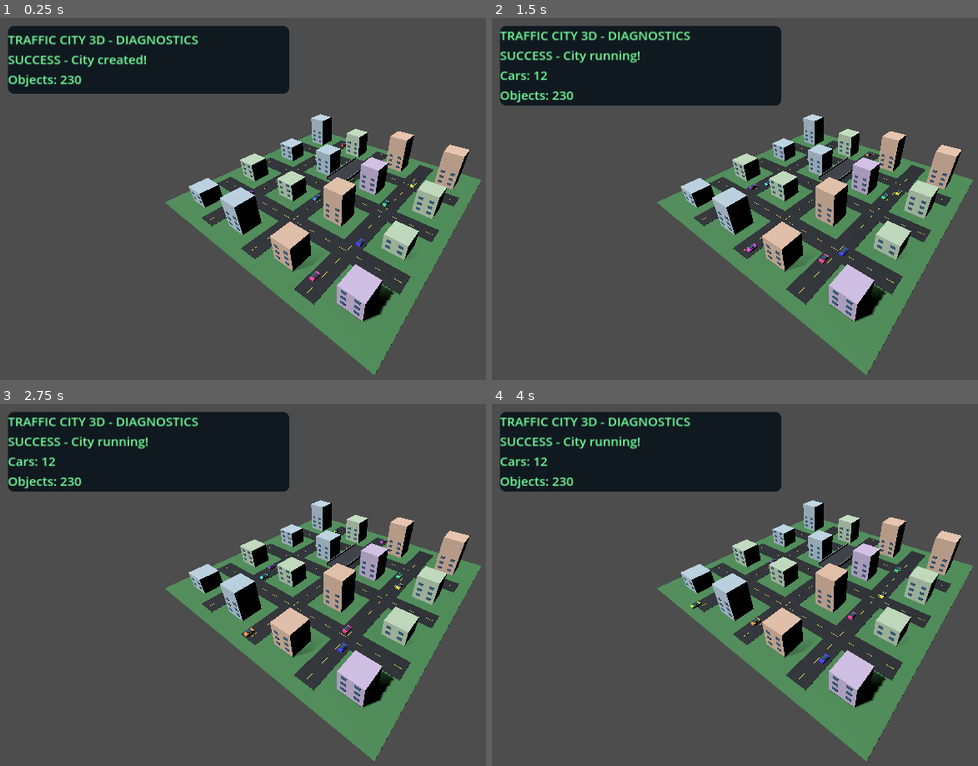
Above: before the commit, frames 1-4 (two rows, left to right).
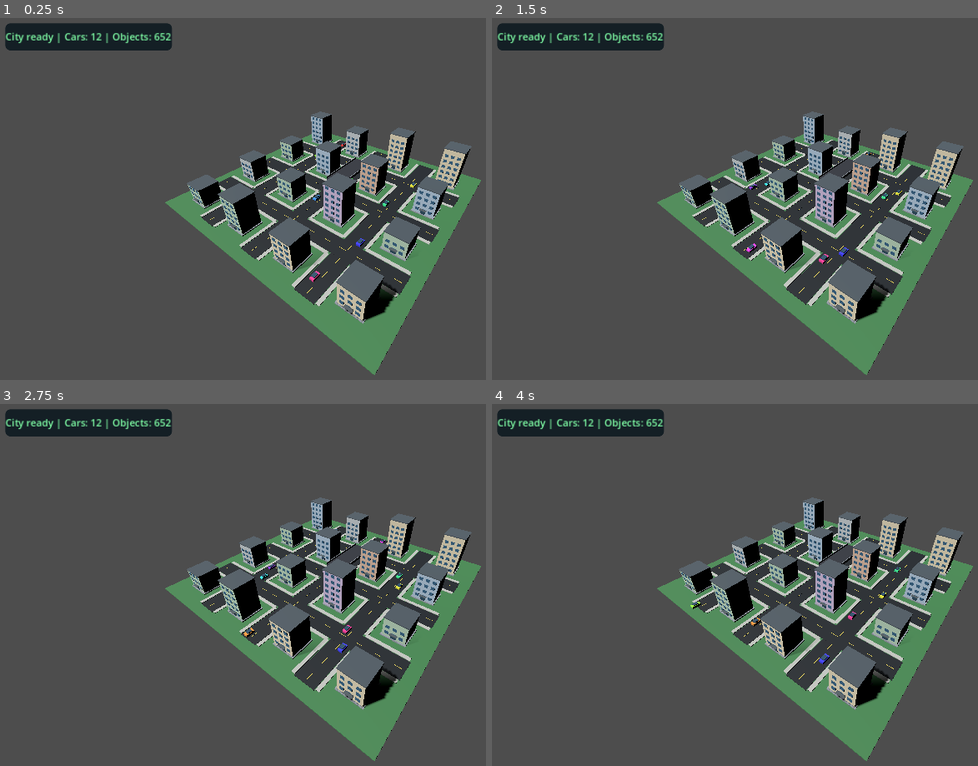
Above: after the commit, the same moments.

Repository: nektarinka999-boop/Traffic-City-3D.
Game: Godot game, scene res://main.tscn
Two runs of this game, one before a commit and one after it. Both use one fixed random seed, a clock stepped at 60 frames per second and the inputs below.
Inputs:
- Up to frame 1 (0.25 s): no input
- Up to frame 2 (1.5 s): tap Enter at 0.5 s
- Up to frame 3 (2.75 s): tap Space at 2 s
- Up to frame 4 (4 s): no input

The runs differ from the first frame. In frame 1, 17% of the frame differs, in the area x 1-98%, y 1-85%; in frame 2, 19%; in frame 3, 19%; in frame 4, 19%.

Commit message:
Update city.gd

Diff:
--- a/city.gd
+++ b/city.gd
@@ -2,60 +2,69 @@
 extends Node3D
 
 # TRAFFIC CITY 3D
-# Version 0.2.1 - Android Diagnostics
-# Godot 4.3
+# Version 0.3 - Beautiful City
+# Godot 4.3 / Android
 
 var cars: Array[Node3D] = []
 var car_speeds: Array[float] = []
 
-var debug_label: Label
-var debug_layer: CanvasLayer
+var rng := RandomNumberGenerator.new()
 
 var created_objects: int = 0
 var city_ready: bool = false
-var elapsed: float = 0.0
-
-var rng := RandomNumberGenerator.new()
+
+var debug_label: Label
+
+var asphalt := Color(0.11, 0.13, 0.15)
+var sidewalk := Color(0.69, 0.70, 0.68)
+var concrete := Color(0.55, 0.58, 0.61)
+var grass := Color(0.25, 0.48, 0.29)
+var marking := Color(0.96, 0.82, 0.32)
+
+var building_colors := [
+	Color(0.73, 0.76, 0.77),
+	Color(0.81, 0.69, 0.61),
+	Color(0.68, 0.78, 0.69),
+	Color(0.77, 0.70, 0.82),
+	Color(0.66, 0.74, 0.81),
+	Color(0.84, 0.80, 0.69)
+]
 
 
 func _ready() -> void:
-	print("TRAFFIC CITY: City script started")
-
-	create_debug_overlay()
-	update_status("1/6 - City script started")
-
-	# Create the city gradually so the screen can update.
+	rng.seed = 2026
+
+	create_debug_indicator()
 	call_deferred("start_city")
 
 
-func create_debug_overlay() -> void:
-	debug_layer = CanvasLayer.new()
-	debug_layer.layer = 10
-	add_child(debug_layer)
+func create_debug_indicator() -> void:
+	var layer := CanvasLayer.new()
+	layer.layer = 10
+	add_child(layer)
 
 	var panel := PanelContainer.new()
-	panel.position = Vector2(20, 20)
-	panel.custom_minimum_size = Vector2(540, 130)
-	debug_layer.add_child(panel)
+	panel.position = Vector2(15, 15)
+	panel.custom_minimum_size = Vector2(320, 52)
+	layer.add_child(panel)
 
 	var style := StyleBoxFlat.new()
-	style.bg_color = Color(0.03, 0.07, 0.10, 0.88)
-	style.corner_radius_top_left = 12
-	style.corner_radius_top_right = 12
-	style.corner_radius_bottom_left = 12
-	style.corner_radius_bottom_right = 12
-
+	style.bg_color = Color(0.04, 0.09, 0.12, 0.85)
+	style.corner_radius_top_left = 10
+	style.corner_radius_top_right = 10
+	style.corner_radius_bottom_left = 10
+	style.corner_radius_bottom_right = 10
 	panel.add_theme_stylebox_override("panel", style)
 
 	debug_label = Label.new()
-	debug_label.add_theme_font_size_override("font_size", 24)
+	debug_label.text = "TRAFFIC CITY 3D - Loading..."
+	debug_label.add_theme_font_size_override(
+		"font_size", 19
+	)
 	debug_label.add_theme_color_override(
 		"font_color",
-		Color(0.45, 1.0, 0.60)
-	)
-
-	debug_label.autowrap_mode = TextServer.AUTOWRAP_WORD_SMART
-
+		Color(0.50, 1.0, 0.65)
+	)
 	panel.add_child(debug_label)
 
 
@@ -63,39 +72,32 @@
 	print("TRAFFIC CITY: ", message)
 
 	if debug_label != null:
-		debug_label.text = (
-			"TRAFFIC CITY 3D - DIAGNOSTICS\n"
-			+ message
-			+ "\nObjects: "
-			+ str(created_objects)
-		)
+		debug_label.text = message
 
 
 func start_city() -> void:
-	rng.seed = 2026
-
-	update_status("2/6 - Creating ground")
+	update_status("Creating ground...")
 	create_ground()
 
-	update_status("3/6 - Creating roads")
+	update_status("Creating roads...")
 	create_roads()
 
-	update_status("4/6 - Creating buildings")
+	update_status("Creating buildings...")
 	create_buildings()
 
-	update_status("5/6 - Creating bridge")
+	update_status("Creating bridge...")
 	create_bridge()
 
-	update_status("6/6 - Creating cars")
+	update_status("Creating cars...")
 	create_cars()
 
 	city_ready = true
 
-	update_status("SUCCESS - City created!")
-
-	print(
-		"TRAFFIC CITY: Complete. Objects: ",
-		created_objects
+	update_status(
+		"City ready | Cars: "
+		+ str(cars.size())
+		+ " | Objects: "
+		+ str(created_objects)
 	)
 
 
@@ -105,41 +107,37 @@
 	color: Color,
 	parent: Node3D = null
 ) -> MeshInstance3D:
-	var mesh_node := MeshInstance3D.new()
+	var node := MeshInstance3D.new()
 
 	var mesh := BoxMesh.new()
 	mesh.size = size
-	mesh_node.mesh = mesh
+	node.mesh = mesh
 
 	var material := StandardMaterial3D.new()
 	material.albedo_color = color
-	material.roughness = 0.8
-
-	mesh_node.material_override = material
-	mesh_node.position = pos
+	material.roughness = 0.75
+	node.material_override = material
+
+	node.position = pos
 
 	if parent == null:
-		add_child(mesh_node)
+		add_child(node)
 	else:
-		parent.add_child(mesh_node)
+		parent.add_child(node)
 
 	created_objects += 1
-
-	return mesh_node
+	return node
 
 
 func create_ground() -> void:
 	make_box(
 		Vector3(0, -0.2, 0),
 		Vector3(120, 0.4, 120),
-		Color(0.25, 0.48, 0.29)
+		grass
 	)
 
 
 func create_roads() -> void:
-	var asphalt := Color(0.11, 0.13, 0.15)
-	var marking := Color(0.96, 0.82, 0.32)
-
 	for x in [-30.0, 0.0, 30.0]:
 		make_box(
 			Vector3(x, 0.05, 0),
@@ -154,11 +152,37 @@
 			asphalt
 		)
 
+	# Sidewalks: short segments between intersections.
+	# This avoids covering the asphalt.
+
+	var sidewalk_positions := [
+		-45.0, -15.0, 15.0, 45.0
+	]
+
+	for x in [-30.0, 0.0, 30.0]:
+		for z in sidewalk_positions:
+			for side in [-1.0, 1.0]:
+				make_box(
+					Vector3(x + side * 5.5, 0.12, z),
+					Vector3(1.6, 0.24, 19.0),
+					sidewalk
+				)
+
+	for z in [-30.0, 0.0, 30.0]:
+		for x in sidewalk_positions:
+			for side in [-1.0, 1.0]:
+				make_box(
+					Vector3(x, 0.12, z + side * 5.5),
+					Vector3(19.0, 0.24, 1.6),
+					sidewalk
+				)
+
+	# Yellow road markings
 	for x in [-30.0, 0.0, 30.0]:
 		for z in range(-52, 53, 8):
 			make_box(
 				Vector3(x, 0.12, float(z)),
-				Vector3(0.18, 0.02, 3),
+				Vector3(0.18, 0.02, 3.0),
 				marking
 			)
 
@@ -166,54 +190,116 @@
 		for x in range(-52, 53, 8):
 			make_box(
 				Vector3(float(x), 0.13, z),
-				Vector3(3, 0.02, 0.18),
+				Vector3(3.0, 0.02, 0.18),
 				marking
 			)
 
 
 func create_buildings() -> void:
-	var colors := [
-		Color(0.65, 0.73, 0.78),
-		Color(0.79, 0.67, 0.59),
-		Color(0.67, 0.76, 0.66),
-		Color(0.73, 0.67, 0.80)
-	]
-
 	for x in [-45.0, -15.0, 15.0, 45.0]:
 		for z in [-45.0, -15.0, 15.0, 45.0]:
-			var height := rng.randf_range(7.0, 20.0)
-			var index := rng.randi_range(
-				0, colors.size() - 1
-			)
-
-			make_box(
-				Vector3(x, height / 2.0, z),
-				Vector3(10, height, 10),
-				colors[index]
-			)
-
-			# A few windows to test materials
-			for floor_index in range(3):
-				var y := 2.5 + float(floor_index) * 3.0
-
-				if y >= height:
-					continue
-
-				for column in range(2):
-					var window_x := (
-						-2.5 + float(column) * 5.0
-					)
-
-					make_box(
-						Vector3(x + window_x, y, z + 5.05),
-						Vector3(2.0, 1.4, 0.1),
-						Color(0.20, 0.36, 0.48)
-					)
+			var height := rng.randf_range(
+				8.0, 21.0
+			)
+
+			var color_index := rng.randi_range(
+				0,
+				building_colors.size() - 1
+			)
+
+			create_building(
+				Vector3(x, 0, z),
+				height,
+				building_colors[color_index]
+			)
+
+
+func create_building(
+	pos: Vector3,
+	height: float,
+	color: Color
+) -> void:
+	var building := Node3D.new()
+	building.position = pos
+	add_child(building)
+
+	# Foundation
+	make_box(
+		Vector3(0, 0.25, 0),
+		Vector3(11.0, 0.5, 11.0),
+		concrete,
+		building
+	)
+
+	# Main building
+	make_box(
+		Vector3(0, height / 2.0 + 0.5, 0),
+		Vector3(10.0, height, 10.0),
+		color,
+		building
+	)
+
+	# Roof
+	make_box(
+		Vector3(0, height + 0.7, 0),
+		Vector3(10.5, 0.4, 10.5),
+		Color(0.28, 0.32, 0.35),
+		building
+	)
+
+	# Entrance
+	make_box(
+		Vector3(0, 1.65, 5.06),
+		Vector3(2.3, 2.5, 0.12),
+		Color(0.15, 0.27, 0.34),
+		building
+	)
+
+	# Entrance canopy
+	make_box(
+		Vector3(0, 3.0, 5.6),
+		Vector3(3.2, 0.18, 1.3),
+		Color(0.30, 0.34, 0.36),
+		building
+	)
+
+	# Windows - front and back
+	var floor_count := int(height / 3.0)
+
+	for floor_index in range(floor_count):
+		var y := 2.5 + float(floor_index) * 3.0
+
+		if y >= height:
+			continue
+
+		for column in range(3):
+			var window_x := (
+				-3.0 + float(column) * 3.0
+			)
+
+			var glass := Color(
+				0.20, 0.37, 0.49
+			)
+
+			make_box(
+				Vector3(window_x, y, 5.06),
+				Vector3(1.7, 1.45, 0.1),
+				glass,
+				building
+			)
+
+			make_box(
+				Vector3(window_x, y, -5.06),
+				Vector3(1.7, 1.45, 0.1),
+				glass,
+				building
+			)
 
 
 func create_bridge() -> void:
-	var concrete := Color(0.55, 0.58, 0.61)
-	var bridge_road := Color(0.18, 0.19, 0.22)
+	var bridge_road := Color(
+		0.18, 0.19, 0.22
+	)
 
 	make_box(
 		Vector3(0, 5, -15),
@@ -257,7 +343,7 @@
 			float(i * 9 - 50)
 		)
 
-		var car_color := Color.from_hsv(
+		var color := Color.from_hsv(
 			float(i) / 12.0,
 			0.75,
 			0.9
@@ -266,45 +352,37 @@
 		make_box(
 			Vector3.ZERO,
 			Vector3(2.0, 1.0, 3.8),
-			car_color,
+			color,
 			car
 		)
 
 		make_box(
 			Vector3(0, 0.7, 0),
 			Vector3(1.6, 0.65, 2.0),
-			Color(0.15, 0.28, 0.37),
+			Color(0.16, 0.29, 0.39),
 			car
 		)
 
 		cars.append(car)
 
 		car_speeds.append(
-			direction * (5.0 + float(i % 4))
+			direction * (
+				5.0 + float(i % 4)
+			)
 		)
 
 
 func _process(delta: float) -> void:
-	elapsed += delta
-
-	if city_ready:
-		for i in range(cars.size()):
-			var car := cars[i]
-
-			car.position.z += car_speeds[i] * delta
-
-			if car.position.z > 55.0:
-				car.position.z = -55.0
-
-			elif car.position.z < -55.0:
-				car.position.z = 55.0
-
-	# Update diagnostics once per second.
-	if elapsed >= 1.0:
-		elapsed = 0.0
-
-		if city_ready:
-			update_status(
-				"SUCCESS - City running!\nCars: "
-				+ str(cars.size())
-			)
+	if not city_ready:
+		return
+
+	for i in range(cars.size()):
+		var car := cars[i]
+
+		car.position.z += car_speeds[i] * delta
+
+		if car.position.z > 55.0:
+			car.position.z = -55.0
+
+		elif car.position.z < -55.0:
+			car.position.z = 55.0
